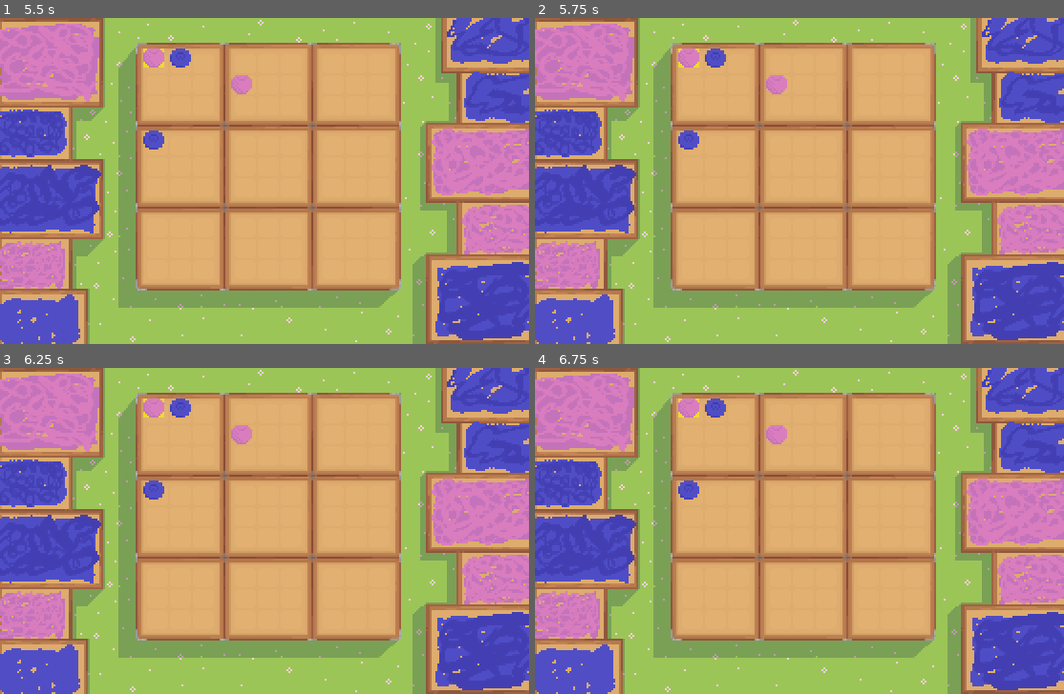
Above: before the commit, frames 1-4 (two rows, left to right).
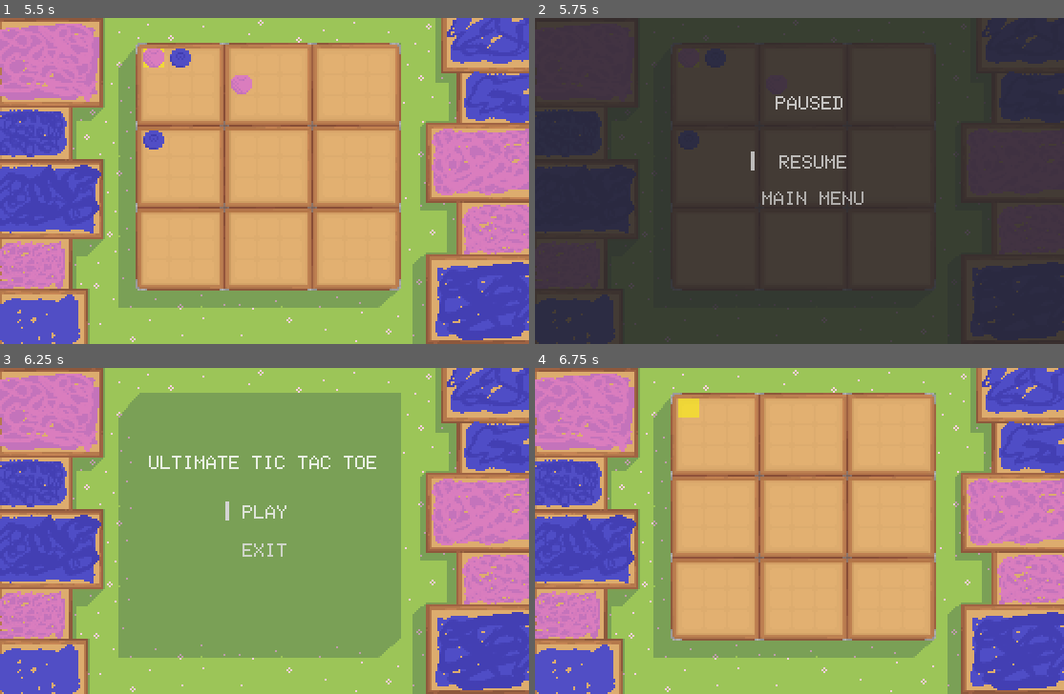
Above: after the commit, the same moments.

Repository: Foxsia/UltimateTicTacToe
Game: Godot game, scene res://scenes/screens/MainMenu.tscn
Two runs of this game, one before a commit and one after it. Both use one fixed random seed, a clock stepped at 60 frames per second and the inputs below.
Inputs (mouse positions are in pixels of both pictures, inside the frame that each line leads up to):
- Up to frame 1 (5.5 s): click "PLAY" at 0.5 s; tap Enter (confirm) at 1.25, 2.1, 2.75, 3.6, 4.25, 5.1 s; hold D (move_right) 1.28-2.03 s; hold Enter (confirm) 1.28-2.03 s; hold S (move_down) 2.03-2.78 s; hold D (move_right) 2.78-3.53 s; hold Enter (confirm) 2.78-3.53 s; hold W (move_up) 3.53-4.28 s; hold Enter (confirm) 4.28-5.03 s; hold A (move_left) from 4.28 s (still down); tap Tab (menu, bound only before the commit) at 4.9 s
- Up to frame 2 (5.75 s): keep holding A (move_left); tap Escape (pause, bound only after the commit) at 5.65 s
- Up to frame 3 (6.25 s): release A (move_left) at 5.75 s; click (280, 550) at 5.75 s, where only the run after the commit has a clickable "MAIN MENU"
- Up to frame 4 (6.75 s): click (799, 511) at 6.5 s, where only the run after the commit has a clickable "PLAY"

Frame 1 is identical in both runs. In frame 2, 100% of the frame differs, in the area x 0-100%, y 0-100%; in frame 3, 38%; in frame 4, 0.8%.

Commit message:
add pause menu

Diff:
--- a/project.godot
+++ b/project.godot
@@ -129,9 +129,9 @@
 "events": [ Object(InputEventKey,"resource_local_to_scene":false,"resource_name":"","device":0,"alt":false,"shift":false,"control":false,"meta":false,"command":false,"pressed":false,"scancode":16777221,"physical_scancode":0,"unicode":0,"echo":false,"script":null)
  ]
 }
-menu={
+pause={
 "deadzone": 0.5,
-"events": [ Object(InputEventKey,"resource_local_to_scene":false,"resource_name":"","device":0,"alt":false,"shift":false,"control":false,"meta":false,"command":false,"pressed":false,"scancode":16777218,"physical_scancode":0,"unicode":0,"echo":false,"script":null)
+"events": [ Object(InputEventKey,"resource_local_to_scene":false,"resource_name":"","device":0,"alt":false,"shift":false,"control":false,"meta":false,"command":false,"pressed":false,"scancode":16777217,"physical_scancode":0,"unicode":0,"echo":false,"script":null)
  ]
 }
 
--- a/scenes/game/game.tscn
+++ b/scenes/game/game.tscn
@@ -91,5 +91,58 @@
 margin_bottom = 46.0
 custom_fonts/font = SubResource( 3 )
 
+[node name="PauseMenu" type="Panel" parent="."]
+visible = false
+modulate = Color( 1, 1, 1, 0.839216 )
+margin_right = 277.0
+margin_bottom = 171.0
+
+[node name="MainMenuButton" type="Button" parent="PauseMenu"]
+margin_left = 113.0
+margin_top = 85.0
+margin_right = 179.0
+margin_bottom = 105.0
+focus_neighbour_top = NodePath("../ResumeButton")
+custom_fonts/font = SubResource( 1 )
+custom_styles/focus = SubResource( 2 )
+text = "MAIN MENU"
+flat = true
+
+[node name="FocusLine" type="ColorRect" parent="PauseMenu/MainMenuButton"]
+visible = false
+margin_top = 4.0
+margin_right = 2.0
+margin_bottom = 14.0
+color = Color( 0.831373, 0.831373, 0.831373, 1 )
+
+[node name="Label" type="Label" parent="PauseMenu"]
+margin_left = 106.0
+margin_top = 35.0
+margin_right = 183.0
+margin_bottom = 54.0
+custom_fonts/font = SubResource( 3 )
+text = "PAUSED"
+align = 1
+valign = 1
+
+[node name="ResumeButton" type="Button" parent="PauseMenu"]
+margin_left = 113.0
+margin_top = 66.0
+margin_right = 179.0
+margin_bottom = 86.0
+focus_neighbour_bottom = NodePath("../MainMenuButton")
+custom_fonts/font = SubResource( 1 )
+custom_styles/focus = SubResource( 2 )
+text = "RESUME"
+flat = true
+
+[node name="FocusLine" type="ColorRect" parent="PauseMenu/ResumeButton"]
+margin_top = 4.0
+margin_right = 2.0
+margin_bottom = 14.0
+color = Color( 0.831373, 0.831373, 0.831373, 1 )
+
 [connection signal="pressed" from="GameOver/MainMenuButton" to="." method="_on_main_menu_button_pressed"]
 [connection signal="pressed" from="GameOver/ExitButton" to="." method="_on_exit_button_pressed"]
+[connection signal="pressed" from="PauseMenu/MainMenuButton" to="." method="_on_main_menu_button_pressed"]
+[connection signal="pressed" from="PauseMenu/ResumeButton" to="." method="_on_resume_button_pressed"]
--- a/scripts/core/input_manager.gd
+++ b/scripts/core/input_manager.gd
@@ -6,7 +6,7 @@
 signal move_left
 signal move_right
 signal confirm
-signal menu
+signal pause
 
 func _unhandled_input(event):
 	if event.is_action_pressed("move_up"):
@@ -24,5 +24,5 @@
 	elif event.is_action_pressed("confirm"):
 		emit_signal("confirm")
 
-	elif event.is_action_pressed("menu"):
-		emit_signal("menu")
+	elif event.is_action_pressed("pause"):
+		emit_signal("pause")
--- a/scripts/game/game.gd
+++ b/scripts/game/game.gd
@@ -4,8 +4,10 @@
 onready var input_manager = $InputManager
 onready var cursor_manager = $CursorManager
 onready var main_board = $mainBoard/GridContainer
+onready var pause_menu = $PauseMenu
 
 var game_over := false
+var paused := false
 
 func _ready():
 	cursor_manager.game_manager = game_manager
@@ -17,7 +19,7 @@
 		"finish_board"
 	)
 	game_manager.connect("game_finished", self, "_on_game_finished")
-
+	input_manager.connect("pause", self, "_on_pause")
 
 	input_manager.connect("confirm", self, "_on_confirm")
 
@@ -32,30 +34,38 @@
 		"set_cursor"
 	)
 
-	$GameOver/MainMenuButton.connect("focus_entered", self, "_on_menu_focus_entered")
-	$GameOver/MainMenuButton.connect("focus_exited", self, "_on_menu_focus_exited")
+	$GameOver/MainMenuButton.connect(
+		"focus_entered",
+		self,
+		"_on_button_focus",
+		[$GameOver/MainMenuButton]
+	)
 
-	$GameOver/ExitButton.connect("focus_entered", self, "_on_exit_focus_entered")
-	$GameOver/ExitButton.connect("focus_exited", self, "_on_exit_focus_exited")
+	$GameOver/ExitButton.connect(
+		"focus_entered",
+		self,
+		"_on_button_focus",
+		[$GameOver/ExitButton]
+	)
+
+	$PauseMenu/ResumeButton.connect(
+		"focus_entered",
+		self,
+		"_on_button_focus",
+		[$PauseMenu/ResumeButton]
+	)
+
+	$PauseMenu/MainMenuButton.connect(
+		"focus_entered",
+		self,
+		"_on_button_focus",
+		[$PauseMenu/MainMenuButton]
+	)
 
 	_on_state_changed()
 
-func _on_menu_focus_entered():
-	$GameOver/MainMenuButton/FocusLine.show()
-
-
-func _on_menu_focus_exited():
-	$GameOver/MainMenuButton/FocusLine.hide()
-
-func _on_exit_focus_entered():
-	$GameOver/ExitButton/FocusLine.show()
-
-
-func _on_exit_focus_exited():
-	$GameOver/ExitButton/FocusLine.hide()
-
 func _on_confirm():
-	if game_over:
+	if game_over or paused:
 		return
 	var board_index = cursor_manager.board_index
 	var cell_index = cursor_manager.cell_index
@@ -78,22 +88,22 @@
 	)
 
 func _on_move_up():
-	if game_over:
+	if game_over or paused:
 		return
 	cursor_manager.move(Vector2.UP)
 
 func _on_move_down():
-	if game_over:
+	if game_over or paused:
 		return
 	cursor_manager.move(Vector2.DOWN)
 
 func _on_move_left():
-	if game_over:
+	if game_over or paused:
 		return
 	cursor_manager.move(Vector2.LEFT)
 
 func _on_move_right():
-	if game_over:
+	if game_over or paused:
 		return
 	cursor_manager.move(Vector2.RIGHT)
 
@@ -122,3 +132,27 @@
 	else:
 		show_draw()
 	$GameOver/MainMenuButton.grab_focus()
+
+func toggle_pause():
+	if game_over:
+		return
+
+	paused = !paused
+	pause_menu.visible = paused
+
+	if paused:
+		pause_menu.get_node("ResumeButton").grab_focus()
+
+func _on_pause():
+	toggle_pause()
+
+func _on_resume_button_pressed():
+	toggle_pause()
+
+func _on_button_focus(button):
+	for child in button.get_parent().get_children():
+		var line = child.get_node_or_null("FocusLine")
+		if line:
+			line.hide()
+
+	button.get_node("FocusLine").show()
